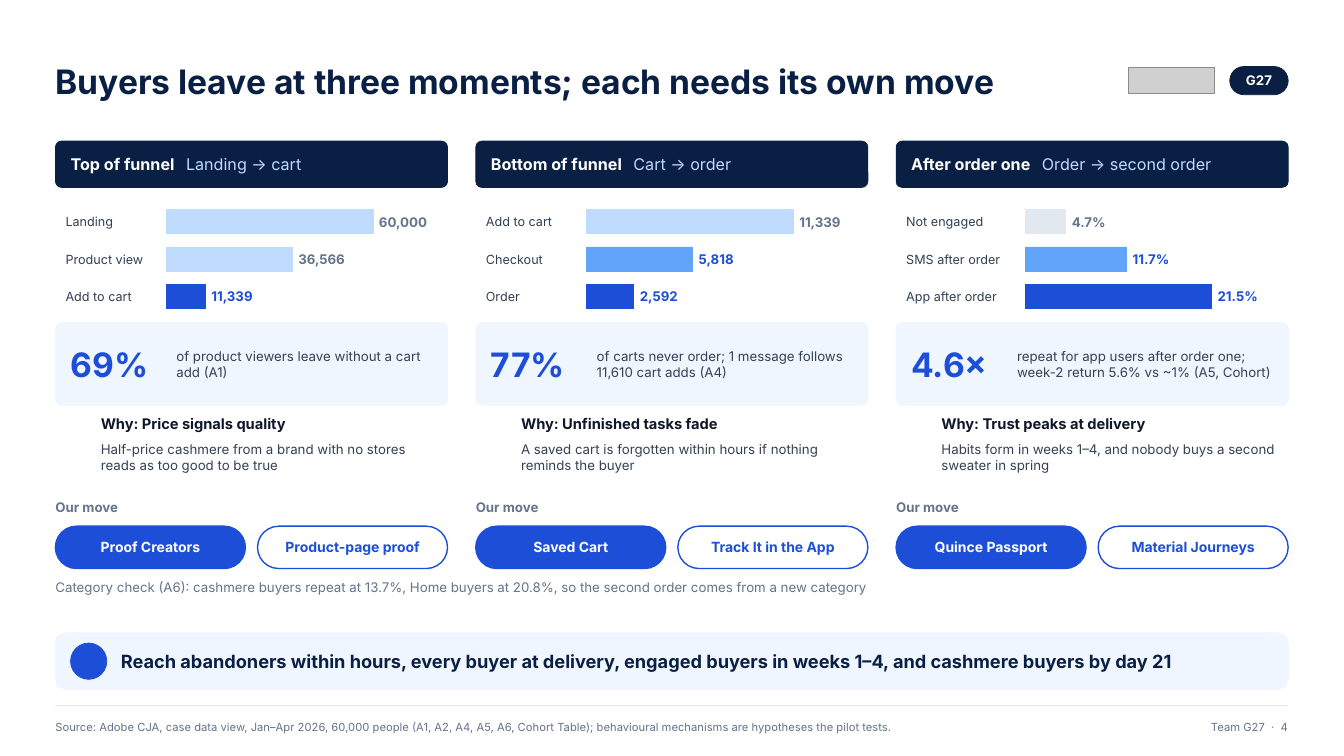
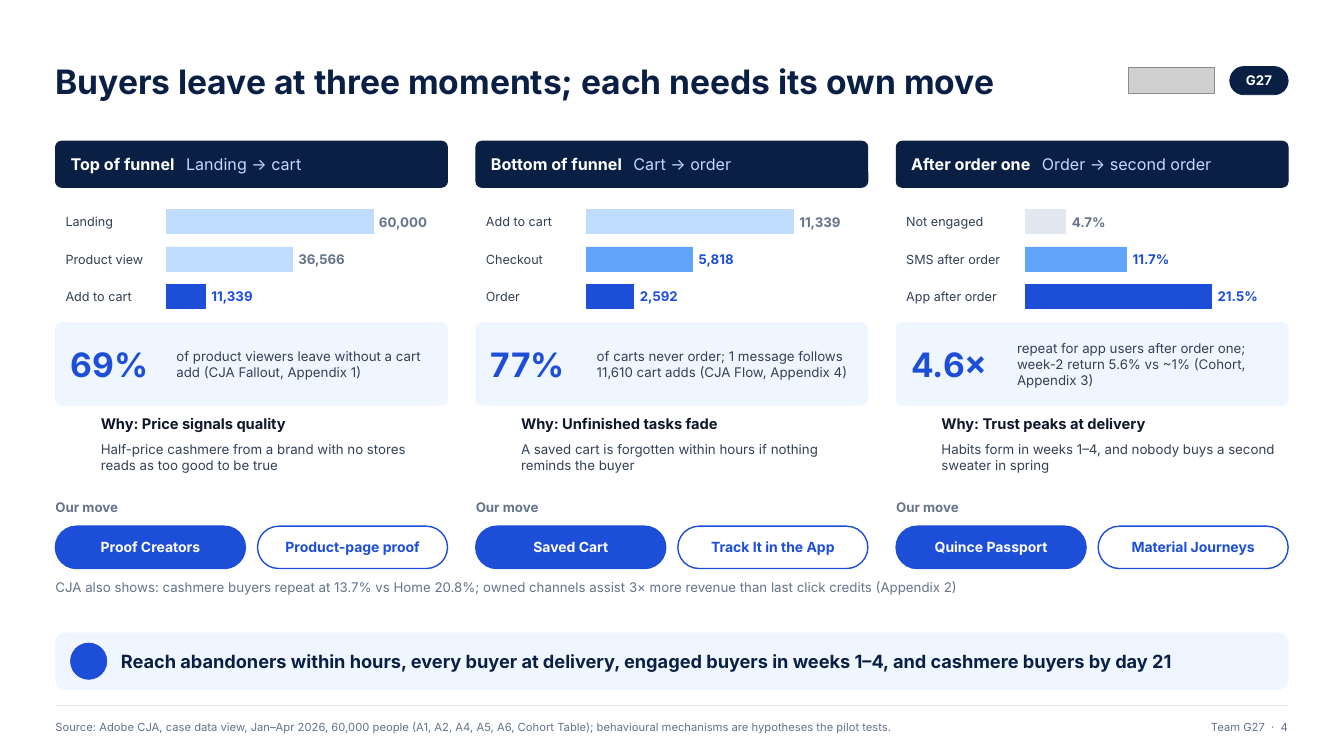
Before and after one commit to ANNYM25/Quince, a slide deck: slide 4 of deck/Team G27.pptx. Drawn at 1344x756 pixels with LibreOffice and Linux fonts; fonts in the diff are those of the drawing; grey boxes stand for pictures; background and template pictures are left out. Boxes give left, top, right and bottom in pixels: in the first picture for what was removed or moved away, otherwise in the second. Text is boxed around its words. In the diff, an @@ line names an element or a change of style, - is before the commit and + after.

```diff
--- a/deck/Team G27.pptx
+++ b/deck/Team G27.pptx
@@ text at [176, 351, 421, 380]: text changed @@
-of product viewers leave without a cart add (A1)
+of product viewers leave without a cart add (CJA Fallout, Appendix 1)
@@ text at [597, 351, 847, 380]: text changed @@
-of carts never order; 1 message follows 11,610 cart adds (A4)
+of carts never order; 1 message follows 11,610 cart adds (CJA Flow, Appendix 4)
@@ text at [1017, 343, 1246, 388]: text changed @@
-repeat for app users after order one; week-2 return 5.6% vs ~1% (A5, Cohort)
+repeat for app users after order one; week-2 return 5.6% vs ~1% (Cohort, Appendix 3)
@@ text at [55, 581, 957, 595]: text changed @@
-Category check (A6): cashmere buyers repeat at 13.7%, Home buyers at 20.8%, so the second order comes from a new category
+CJA also shows: cashmere buyers repeat at 13.7% vs Home 20.8%; owned channels assist 3× more revenue than last click credits (Appendix 2)
```
Also in this commit, not shown: 4 other slides changed, 1 slide added, 16 slides removed, 3 other files.
